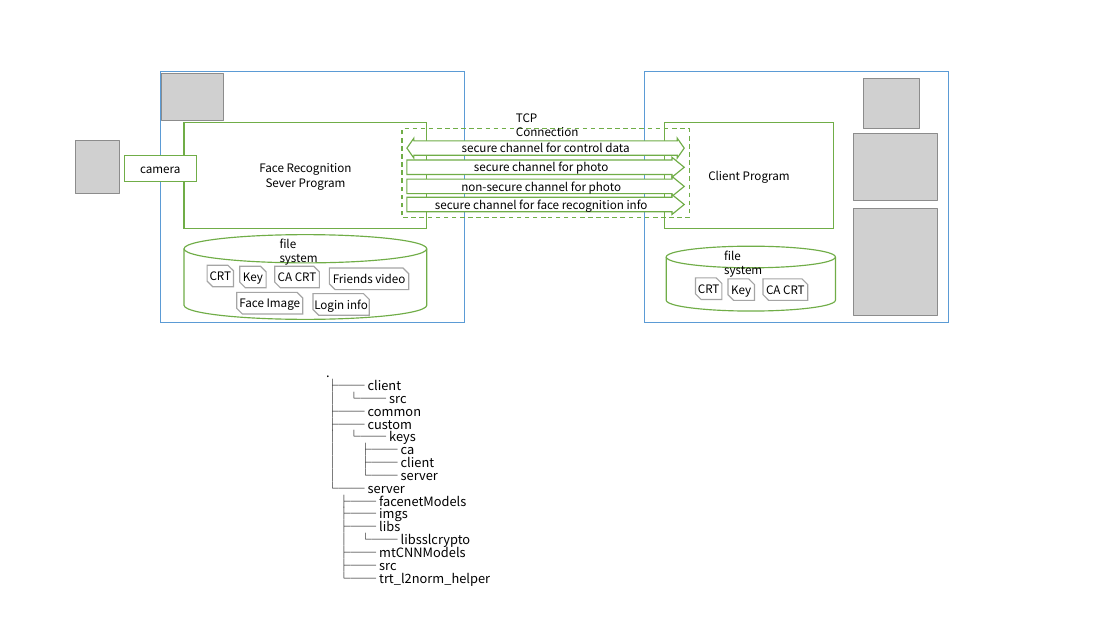
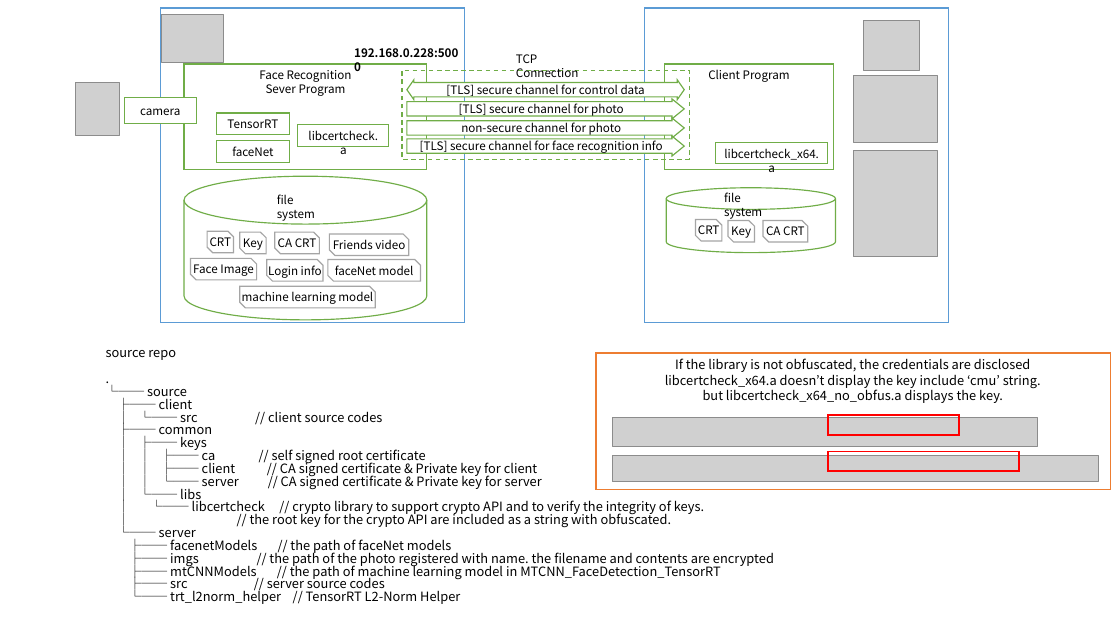
Before and after one commit to prayam/cmu_project_public_bak, a slide deck: slide 1 of docs/10_implementation/architecture.pptx. Drawn at 1120x630 pixels with LibreOffice and Linux fonts; fonts in the diff are those of the drawing; grey boxes stand for pictures. Boxes give left, top, right and bottom in pixels: in the first picture for what was removed or moved away, otherwise in the second. Text is boxed around its words. In the diff, an @@ line names an element or a change of style, - is before the commit and + after.

```diff
--- a/docs/10_implementation/architecture.pptx
+++ b/docs/10_implementation/architecture.pptx
@@ rectangle: place and size @@
-rectangle at [160, 72, 465, 323]
+rectangle at [160, 8, 465, 323]
@@ rectangle: place and size @@
-rectangle at [645, 72, 949, 323]
+rectangle at [645, 8, 949, 323]
@@ text added at [354, 48, 458, 57], 10 pt, text #000000, bold @@
+192.168.0.228:5000
@@ rectangle "Face Recognition" at [184, 64, 427, 170]: vertical alignment middle to top @@
@@ text in left right arrow at [446, 82, 645, 98]: text changed @@
-secure channel for control data
+[TLS] secure channel for control data
@@ rectangle "Client Program" at [665, 64, 834, 170]: vertical alignment middle to top @@
@@ rectangle added at [217, 113, 290, 135], fill #FFFFFF, outline #70AD47 1 pt, 10 pt, text #000000 @@
+TensorRT
@@ text in right arrow at [459, 101, 623, 117]: text changed @@
-secure channel for photo
+[TLS] secure channel for photo
@@ rectangle added at [217, 141, 290, 163], fill #FFFFFF, outline #70AD47 1 pt, 10 pt, text #000000 @@
+faceNet
@@ rectangle added at [298, 124, 389, 146], fill #FFFFFF, outline #70AD47 1 pt, 10 pt, text #000000 @@
+libcertcheck.a
@@ text in right arrow at [420, 138, 663, 154]: text changed @@
-secure channel for face recognition info
+[TLS] secure channel for face recognition info
@@ rectangle added at [716, 143, 828, 164], fill #FFFFFF, outline #70AD47 1 pt, 10 pt, text #000000 @@
+libcertcheck_x64.a
@@ cylinder: place and size @@
-cylinder at [184, 234, 427, 319]
+cylinder at [184, 176, 427, 320]
@@ text "file system": place and size @@
-text "file system" at [280, 238, 318, 265]
+text "file system" at [277, 194, 315, 221]
@@ 5 pictures, 4 rectangles, 3 right arrows, 3 snip diag rects, 2 texts, 1 left right arrow, 1 cylinder: place and size @@
-5 pictures, 4 rectangles, 3 right arrows, 3 snip diag rects, 2 texts, 1 left right arrow, 1 cylinder at [76, 73, 938, 315]
+5 pictures, 4 rectangles, 3 right arrows, 3 snip diag rects, 2 texts, 1 left right arrow, 1 cylinder at [76, 14, 938, 257]
@@ 4 snip diag rects: place and size @@
-4 snip diag rects at [208, 266, 408, 290]
+4 snip diag rects at [208, 231, 408, 256]
@@ snip diag rect "Face Image": place and size @@
-snip diag rect "Face Image" at [237, 292, 303, 314]
+snip diag rect "Face Image" at [191, 259, 257, 281]
@@ snip diag rect "Login info": place and size @@
-snip diag rect "Login info" at [313, 294, 370, 316]
+snip diag rect "Login info" at [267, 260, 323, 281]
@@ snip diag rect added at [328, 260, 420, 281], fill #FFFFFF, outline #A5A5A5 1 pt, 10 pt, text #000000 @@
+faceNet model
@@ snip diag rect added at [239, 287, 375, 308], fill #FFFFFF, outline #A5A5A5 1 pt, 10 pt, text #000000 @@
+machine learning model
@@ text "source repo": place and size @@
-text "source repo" at [368, 379, 490, 586]
+text "source repo" at [106, 350, 774, 604]
@@ text at [106, 350, 176, 360]: paragraph added @@
+source repo
@@ text at [147, 389, 187, 401]: paragraph added @@
+└── source
@@ text at [180, 408, 382, 422]: text changed @@
-│ └── src
+│ └── src // client source codes
@@ group added at [596, 353, 1110, 490]: 3 rectangles, 2 pictures @@
+If the library is not obfuscated, the credentials are disclosed
+libcertcheck_x64.a doesn’t display the key include ‘cmu’ string.
+but libcertcheck_x64_no_obfus.a displays the key.
@@ text at [180, 436, 704, 528]: text changed @@
-├── custom
-│ └── keys
-│ ├── ca
-│ ├── client
-│ └── server
+│ ├── keys
+│ │ ├── ca // self signed root certificate
+│ │ ├── client // CA signed certificate & Private key for client
+│ │ └── server // CA signed certificate & Private key for server
+│ └── libs
+│ └── libcertcheck // crypto library to support crypto API and to verify the integrity of keys.
+│ // the root key for the crypto API are included as a string with obfuscated.
@@ text at [170, 539, 774, 604]: text changed @@
-├── facenetModels
-├── imgs
-├── libs
-│ └── libsslcrypto
-├── mtCNNModels
-├── src
-└── trt_l2norm_helper
+├── facenetModels // the path of faceNet models
+├── imgs // the path of the photo registered with name. the filename and contents are encrypted
+├── mtCNNModels // the path of machine learning model in MTCNN_FaceDetection_TensorRT
+├── src // server source codes
+└── trt_l2norm_helper // TensorRT L2-Norm Helper
```
Also in this commit, not shown: 1 other slide changed, 1 slide added, 1 slide removed, 2 other files.
